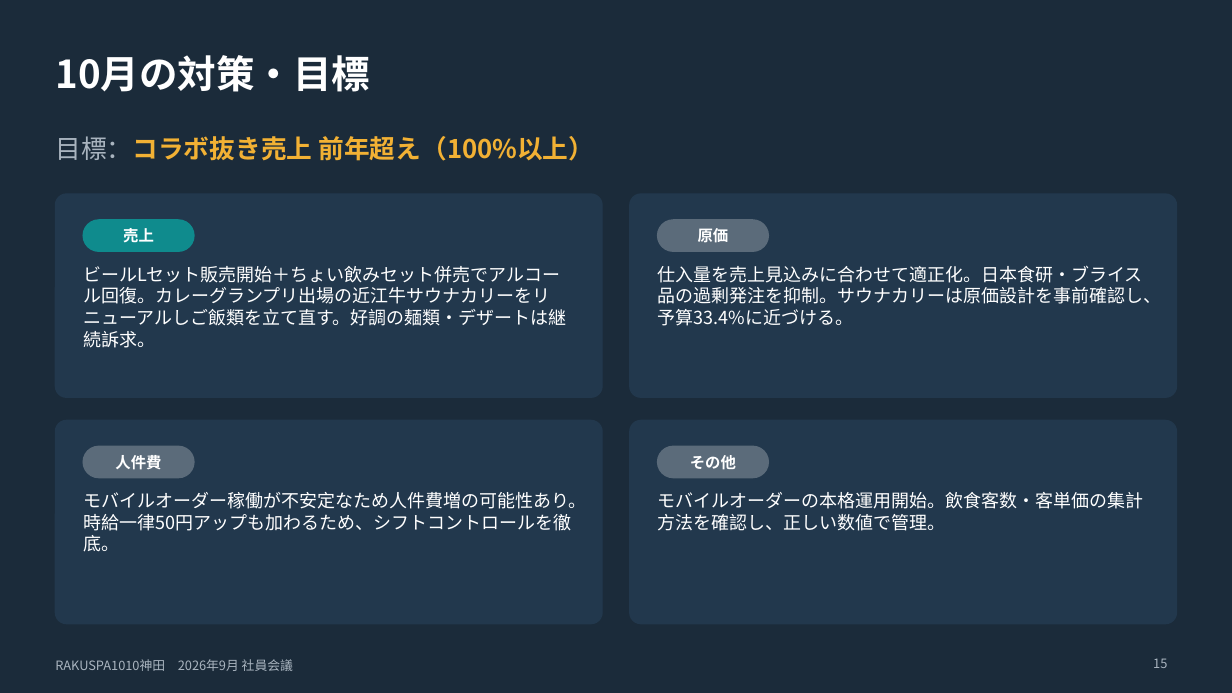
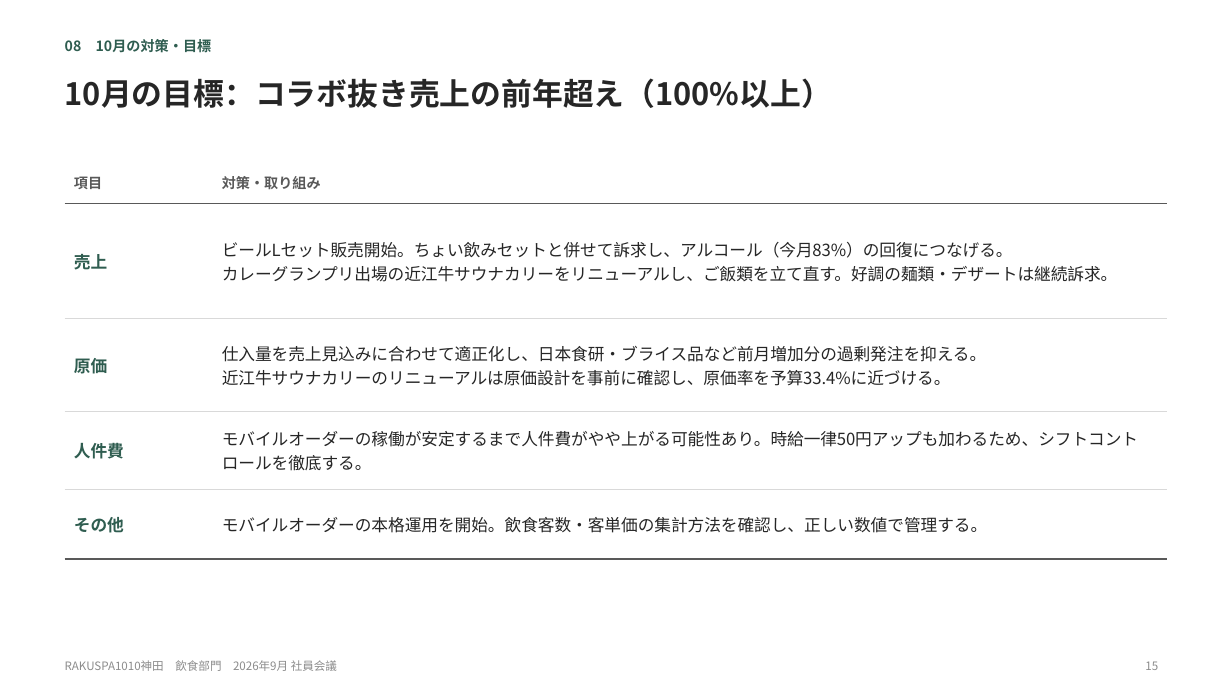
Before and after one commit to takumaoohira/-, a slide deck: slide 15 of 社員会議資料/2026年9月_社員会議資料_神田.pptx. Drawn at 1232x693 pixels with LibreOffice and Linux fonts; fonts in the diff are those of the drawing. Boxes give left, top, right and bottom in pixels: in the first picture for what was removed or moved away, otherwise in the second. Text is boxed around its words. In the diff, an @@ line names an element or a change of style, - is before the commit and + after.

```diff
--- a/社員会議資料/2026年9月_社員会議資料_神田.pptx
+++ b/社員会議資料/2026年9月_社員会議資料_神田.pptx
@@ background #1B2B3A to #FFFFFF @@
@@ text at [65,39,212,53]: text changed; size 30 to 11 pt; text colour #FFFFFF to #2F5D50 @@
-10月の対策・目標
+08 10月の対策・目標
@@ title at [65,78,832,108]: text changed; size 20 to 24 pt; text colour #F2B134 to #262626 @@
-目標：コラボ抜き売上 前年超え（100%以上）
+10月の目標：コラボ抜き売上の前年超え（100%以上）
@@ table added at [65,162,1167,537], 5 rows, 2 columns @@
+項目 | 対策・取り組み
+売上 | ビールLセット販売開始。ちょい飲みセットと併せて訴求し、アルコール（今月83%）の回復につなげる。 / カレーグランプリ出場の近江牛サウナカリーをリニューアルし、ご飯類を立て直す。好調の麺類・デザートは継続訴求。
+原価 | 仕入量を売上見込みに合わせて適正化し、日本食研・ブライス品など前月増加分の過剰発注を抑える。 / 近江牛サウナカリーのリニューアルは原価設計を事前に確認し、原価率を予算33.4%に近づける。
+人件費 | モバイルオーダーの稼働が安定するまで人件費がやや上がる可能性あり。時給一律50円アップも加わるため、シフトコントロールを徹底する。
+その他 | モバイルオーダーの本格運用を開始。飲食客数・客単価の集計方法を確認し、正しい数値で管理する。
@@ rounded rectangle removed at [55,194,603,397] @@
@@ rounded rectangle removed at [630,194,1177,397] @@
@@ rounded rectangle removed at [83,220,194,251] @@
@@ text removed at [123,228,154,243] @@
-売上
@@ rounded rectangle removed at [658,220,769,251] @@
@@ text removed at [698,228,729,242] @@
-原価
@@ text removed at [83,266,566,348] @@
-ビールLセット販売開始＋ちょい飲みセット併売でアルコール回復。カレーグランプリ出場の近江牛サウナカリーをリニューアルしご飯類を立て直す。好調の麺類・デザートは継続訴求。
@@ text removed at [658,265,1162,326] @@
-仕入量を売上見込みに合わせて適正化。日本食研・ブライス品の過剰発注を抑制。サウナカリーは原価設計を事前確認し、予算33.4%に近づける。
@@ rounded rectangle removed at [55,421,603,624] @@
@@ rounded rectangle removed at [83,446,194,478] @@
@@ rounded rectangle removed at [630,421,1177,624] @@
@@ rounded rectangle removed at [658,446,769,478] @@
@@ text removed at [115,455,161,470] @@
-人件費
@@ text removed at [690,455,736,470] @@
-その他
@@ text removed at [83,492,587,552] @@
-モバイルオーダー稼働が不安定なため人件費増の可能性あり。時給一律50円アップも加わるため、シフトコントロールを徹底。
@@ text removed at [658,492,1144,531] @@
-モバイルオーダーの本格運用開始。飲食客数・客単価の集計方法を確認し、正しい数値で管理。
@@ page number: place and size @@
-page number at [1153,658,1167,668]
+page number at [1145,661,1158,670]
@@ page number at [1145,661,1158,670]: size 10 to 9 pt, text colour #A9B4BF to #8C8C8C @@
@@ text at [65,660,337,671]: text changed; size 10 to 9 pt; text colour #A9B4BF to #8C8C8C @@
-RAKUSPA1010神田 2026年9月 社員会議
+RAKUSPA1010神田 飲食部門 2026年9月 社員会議
```
Also in this commit, not shown: 14 other slides changed.
